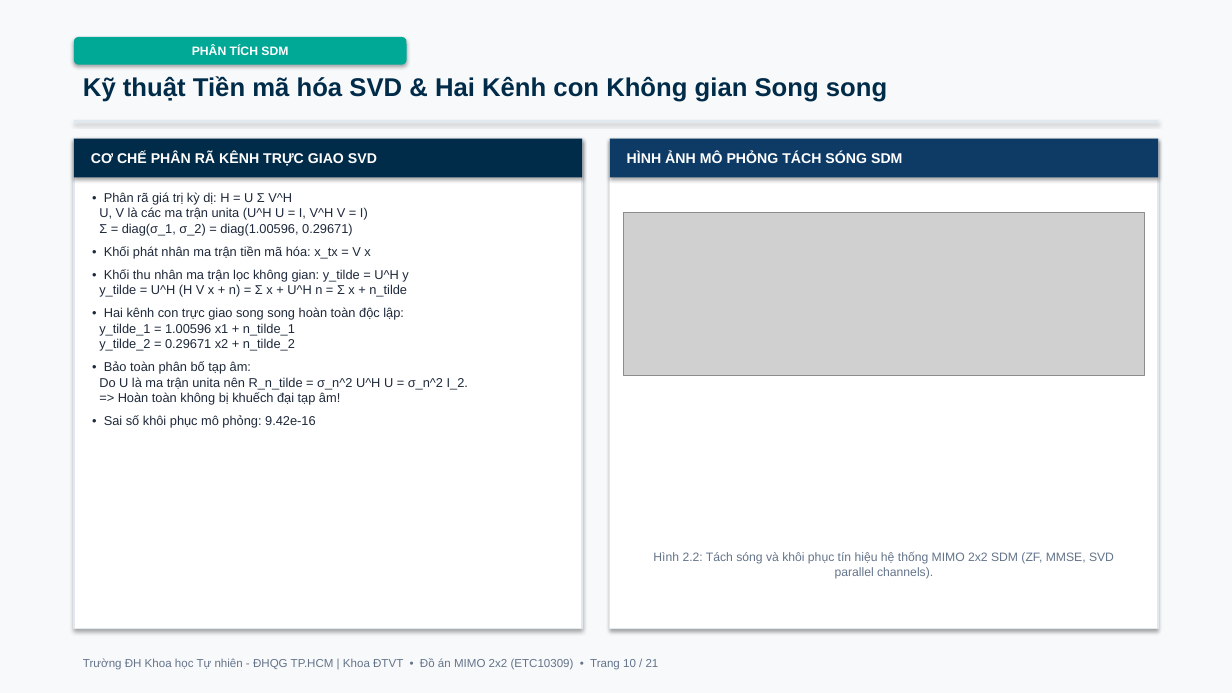
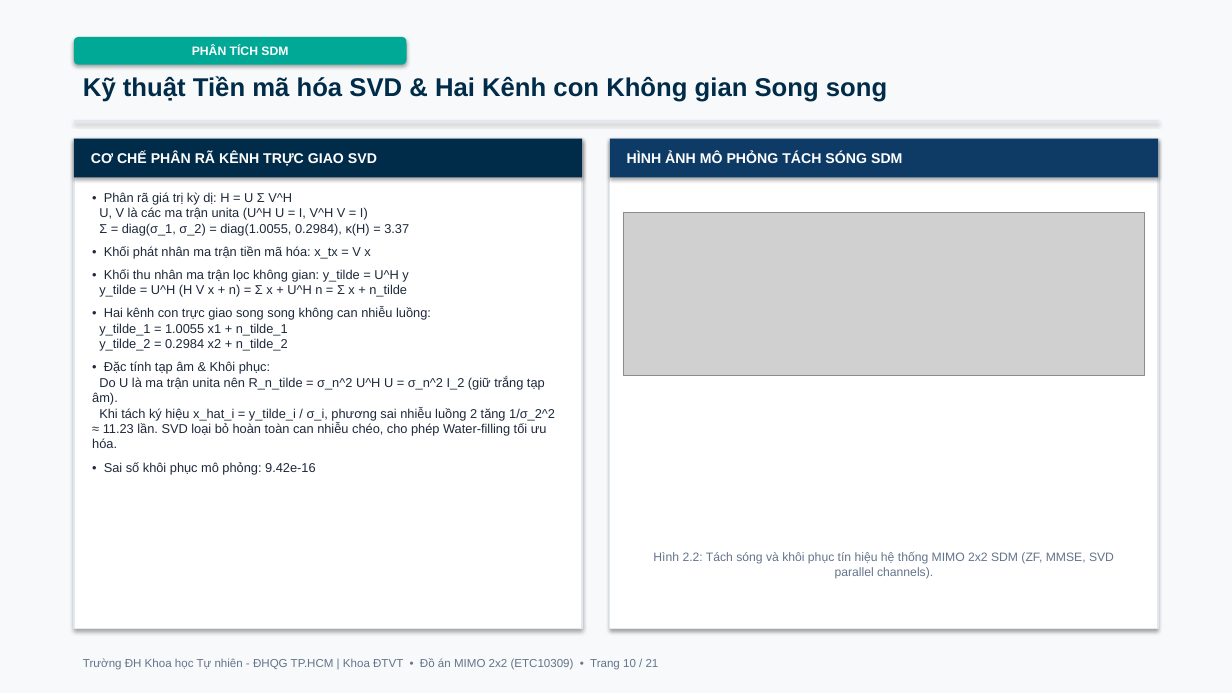
Before and after one commit to lengoctuong2005/mimo-2x2-simulation, a slide deck: slide 10 of slides/Slide_ThuyetTrinh_MIMO_2026.pptx. Drawn at 1232x693 pixels with LibreOffice and Linux fonts; fonts in the diff are those of the drawing; grey boxes stand for pictures. Boxes give left, top, right and bottom in pixels: in the first picture for what was removed or moved away, otherwise in the second. Text is boxed around its words. In the diff, an @@ line names an element or a change of style, - is before the commit and + after.

```diff
--- a/slides/Slide_ThuyetTrinh_MIMO_2026.pptx
+++ b/slides/Slide_ThuyetTrinh_MIMO_2026.pptx
@@ text at [99,192,409,235]: text changed @@
-• Phân rã giá trị kỳ dị: H = U Σ V^H
-U, V là các ma trận unita (U^H U = I, V^H V = I)
-Σ = diag(σ_1, σ_2) = diag(1.00596, 0.29671)
+• Phân rã giá trị kỳ dị: H = U Σ V^H
+U, V là các ma trận unita (U^H U = I, V^H V = I)
+Σ = diag(σ_1, σ_2) = diag(1.0055, 0.2984), κ(H) = 3.37
@@ text at [92,307,555,448]: text changed @@
-• Hai kênh con trực giao song song hoàn toàn độc lập:
-y_tilde_1 = 1.00596 x1 + n_tilde_1
-y_tilde_2 = 0.29671 x2 + n_tilde_2
-• Bảo toàn phân bố tạp âm:
-Do U là ma trận unita nên R_n_tilde = σ_n^2 U^H U = σ_n^2 I_2.
-=> Hoàn toàn không bị khuếch đại tạp âm!
+• Hai kênh con trực giao song song không can nhiễu luồng:
+y_tilde_1 = 1.0055 x1 + n_tilde_1
+y_tilde_2 = 0.2984 x2 + n_tilde_2
+• Đặc tính tạp âm & Khôi phục:
+Do U là ma trận unita nên R_n_tilde = σ_n^2 U^H U = σ_n^2 I_2 (giữ trắng tạp âm).
+Khi tách ký hiệu x_hat_i = y_tilde_i / σ_i, phương sai nhiễu luồng 2 tăng 1/σ_2^2 ≈ 11.23 lần. SVD loại bỏ hoàn toàn can nhiễu chéo, cho phép Water-filling tối ưu hóa.
```
Also in this commit, not shown: 10 other slides changed, 23 other files.
